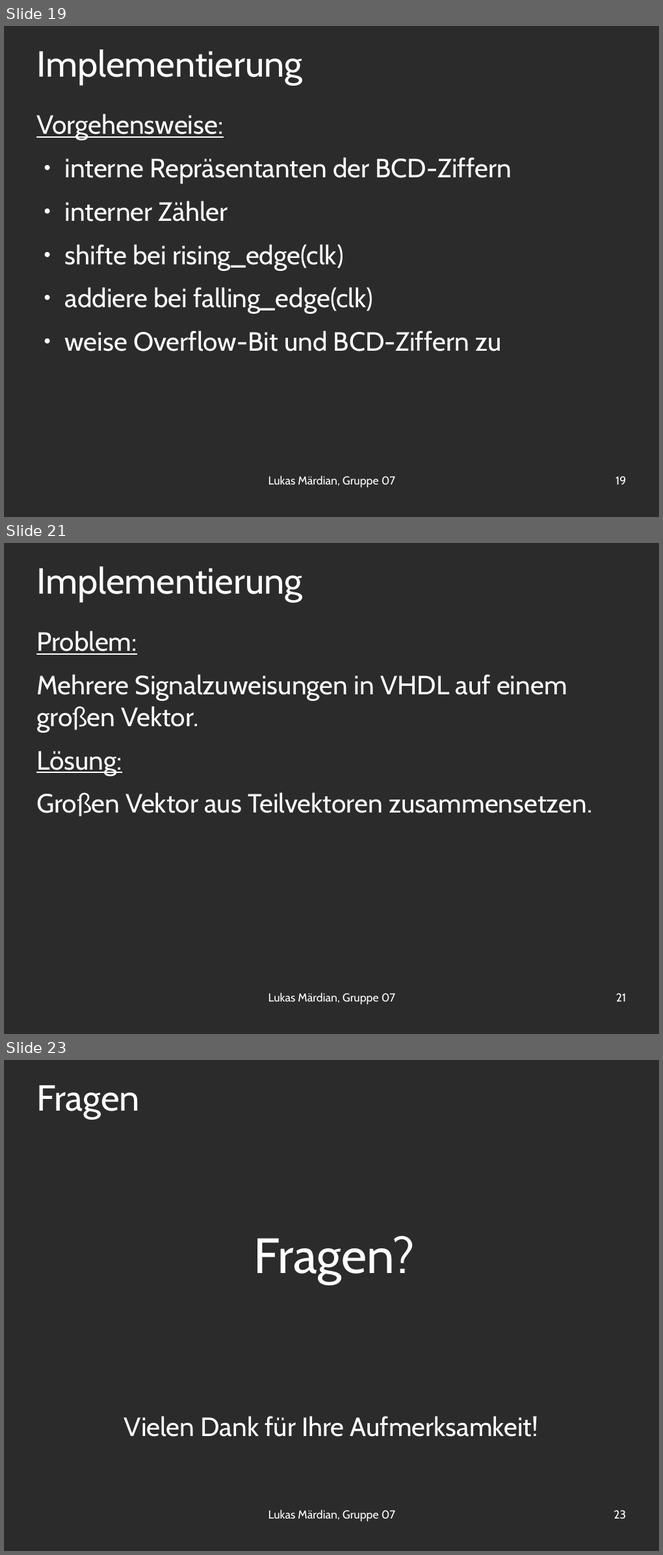
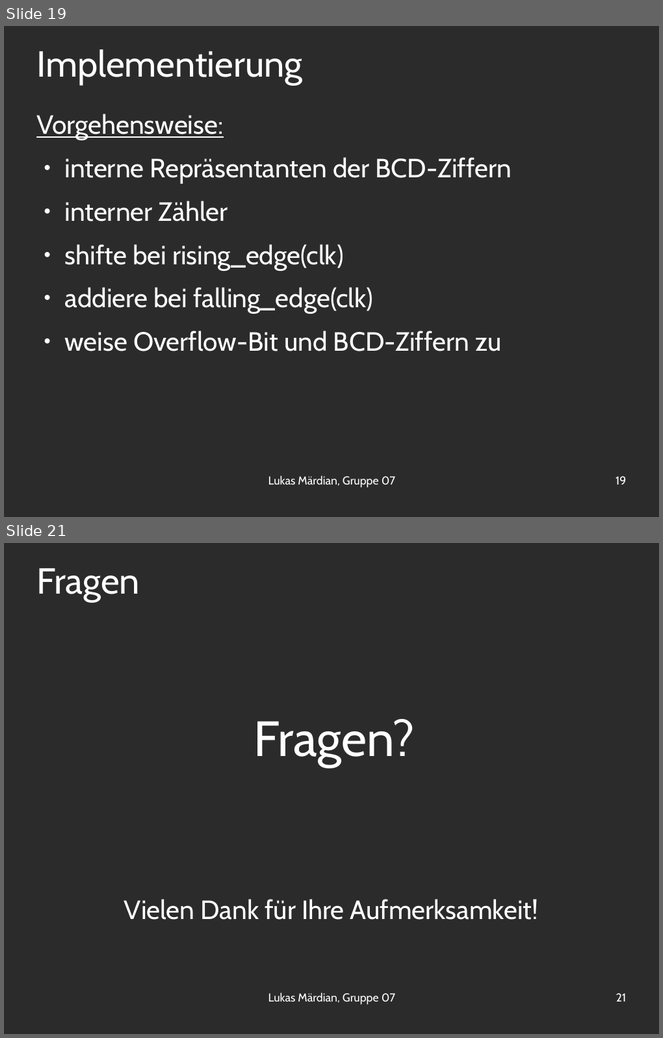
Before and after one commit to OrestTa/etip, a slide deck: Projekt1/Vortrag/vortrag1.odp. Shown one above the other, each under a label of ours: slides 19, 21 and 23 before the commit, slides 19 and 21 after it; the slides between them are not shown. The pictures are 663x1555 and 663x1038 pixels, drawn with LibreOffice and Linux fonts; fonts in the diff are those of the drawing; background and template pictures are left out; a plain dark background stands for a picture behind light text. Boxes give left, top, right and bottom in pixels: in the first picture for what was removed or moved away, otherwise in the second. Text is boxed around its words. In the diff, an @@ line names an element or a change of style, - is before the commit and + after.

Commit message:
v1 probleme+ausblick weg (gehört in den managervortrag); demonstrationsplatzhalter hinzugefügt

```diff
--- a/Projekt1/Vortrag/vortrag1.odp
+++ b/Projekt1/Vortrag/vortrag1.odp
@@ slide 21 removed at [4, 543, 659, 1034], background picture (left out) @@
@@ title removed at [36, 566, 302, 602] @@
-Implementierung
@@ text removed at [36, 631, 593, 817] @@
-Problem:
-Mehrere Signalzuweisungen in VHDL auf einem großen Vektor.
-Lösung:
-Großen Vektor aus Teilvektoren zusammensetzen.
@@ text removed at [269, 993, 395, 1005] @@
-Lukas Märdian, Gruppe 07
@@ page number removed at [616, 993, 627, 1002] @@
-21
@@ what was slide 23 is now slide 21 @@
@@ page number at [616, 993, 627, 1002]: text changed @@
-23
+21
```
Also in this commit, not shown: 3 slides changed, 1 other slide removed.
